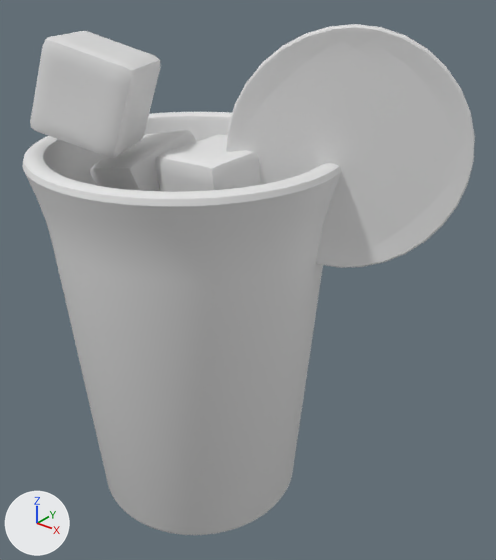
A saved change to the OBJ model public/assets/drink-baked/blog0074.obj.
Before and after are seen from a camera (50 mm lens) standing at (4.24, -4.44, 5.32) and looking at (0.56, 0.16, 2.47). Every picture has the same lights, and +X, +Y and +Z are marked at lower left. The picture after the commit comes second. Where no turn or scale is listed for an object, it has been applied to the vertices.

Script lines for the objects in view, before the commit:
```python
me_circle_001 = bpy.data.meshes.new('Circle.001')
me_circle_001.from_pydata(...)  # 834 vertices, 832 faces; spans x 0.5..2.3, y -0.15..0.97, z 2.77..4.78
me_cube = bpy.data.meshes.new('Cube')
me_cube.from_pydata(...)  # 386 vertices, 384 faces; spans x -0.643..0.631, y -0.637..0.614, z 1.793..2.877
me_cube_001 = bpy.data.meshes.new('Cube.001')
me_cube_001.from_pydata(...)  # 386 vertices, 384 faces; spans x -0.97..0.038, y -0.506..0.525, z 2.691..3.769
me_cube_002 = bpy.data.meshes.new('Cube.002')
me_cube_002.from_pydata(...)  # 386 vertices, 384 faces; spans x -0.046..0.885, y -0.507..0.416, z 2.916..3.814
me_cube_003 = bpy.data.meshes.new('Cube.003')
me_cube_003.from_pydata(...)  # 386 vertices, 384 faces; spans x -1.164..-0.002, y -1.061..0.051, z 3.685..4.662
me_cylinder = bpy.data.meshes.new('Cylinder')
me_cylinder.from_pydata(...)  # 960 vertices, 898 faces; spans x -1.44..1.44, y -1.44..1.44, z 0.0..3.71
me_plane = bpy.data.meshes.new('Plane')
me_plane.from_pydata(...)  # 252 vertices, 72 faces; spans x -1.31..1.31, y -1.3..1.3, z 3.0..3.14
ob_circle_001 = bpy.data.objects.new('Circle.001', me_circle_001)
ob_circle_001.location = (0.0, 0.0, 0.0)
ob_cube = bpy.data.objects.new('Cube', me_cube)
ob_cube.location = (0.0, 0.0, 0.0)
ob_cube_001 = bpy.data.objects.new('Cube.001', me_cube_001)
ob_cube_001.location = (0.0, 0.0, 0.0)
ob_cube_002 = bpy.data.objects.new('Cube.002', me_cube_002)
ob_cube_002.location = (0.0, 0.0, 0.0)
ob_cube_003 = bpy.data.objects.new('Cube.003', me_cube_003)
ob_cube_003.location = (0.0, 0.0, 0.0)
ob_cylinder = bpy.data.objects.new('Cylinder', me_cylinder)
ob_cylinder.location = (0.0, 0.0, 0.0)
ob_plane = bpy.data.objects.new('Plane', me_plane)
ob_plane.location = (0.0, 0.0, 0.0)
```
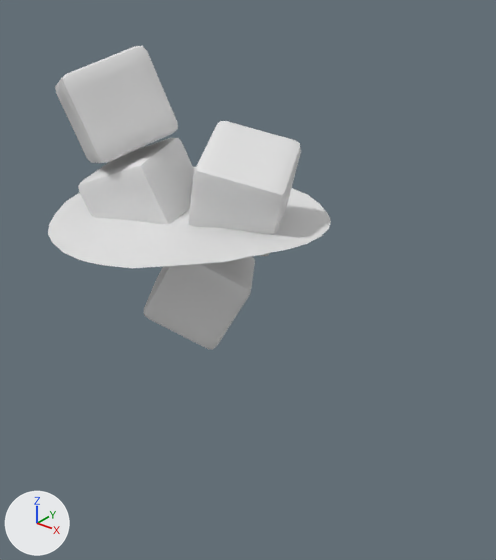
Boxes [x1, y1, x2, y2] around the edits, measured in the pictures (496 x 560 px; the box of a moved part takes in the faces that stretch with it):
'Cylinder', deleted
    before: [23, 112, 341, 535]
'Circle.001', deleted
    before: [226, 24, 475, 268]
'Cube.003', reshaped (6% narrower, 8% shorter)
    before: [30, 31, 161, 158]
    after: [55, 46, 178, 163]
'Cube.002', reshaped
    before: [155, 134, 261, 192]
    after: [188, 121, 301, 256]
'Cube.001', reshaped
    before: [90, 130, 196, 191]
    after: [78, 138, 194, 224]
part 1 of me_cube, moved or reshaped (not visible before)
    after: [144, 256, 255, 350]
part 5 of me_plane, moved or reshaped (not visible before)
    after: [48, 167, 331, 268]

What changed in the scene script:
```text
Change me_cube:
    used by ob_cube; location = (0.0, 0.0, 0.0)
    remove me_cube.from_pydata(...)  # 386 vertices, 384 faces; spans x -0.643..0.631, y -0.637..0.614, z 1.793..2.877
    add me_cube.from_pydata(...)  # 386 vertices, 384 faces; spans x -0.566..0.684, y -0.553..0.634, z 1.776..2.816
    me_cube part 1: the whole mesh is multiplied about its middle by the matrix ((-0.939, -0.31, 0.151), (0.022, 0.382, 0.924), (-0.344, 0.871, -0.352)), then moved by (0.065, 0.052, -0.039)
Change me_cube_001:
    used by ob_cube_001; location = (0.0, 0.0, 0.0)
    remove me_cube_001.from_pydata(...)  # 386 vertices, 384 faces; spans x -0.97..0.038, y -0.506..0.525, z 2.691..3.769
    add me_cube_001.from_pydata(...)  # 386 vertices, 384 faces; spans x -1.007..0.12, y -0.672..0.378, z 2.635..3.687
    me_cube_001 part 2: the whole mesh is multiplied about its middle by the matrix ((0.918, -0.357, -0.174), (0.381, 0.916, 0.129), (0.113, -0.185, 0.976)), then moved by (0.022, -0.156, -0.069)
Change me_cube_002:
    used by ob_cube_002; location = (0.0, 0.0, 0.0)
    remove me_cube_002.from_pydata(...)  # 386 vertices, 384 faces; spans x -0.046..0.885, y -0.507..0.416, z 2.916..3.814
    add me_cube_002.from_pydata(...)  # 386 vertices, 384 faces; spans x -0.094..1.083, y -0.392..0.754, z 2.799..3.905
    me_cube_002 part 3: the whole mesh is multiplied about its middle by the matrix ((0.215, -0.918, 0.334), (-0.195, -0.375, -0.906), (0.957, 0.13, -0.259)), then moved by (0.075, 0.227, -0.013)
Change me_cube_003:
    used by ob_cube_003; location = (0.0, 0.0, 0.0)
    remove me_cube_003.from_pydata(...)  # 386 vertices, 384 faces; spans x -1.164..-0.002, y -1.061..0.051, z 3.685..4.662
    add me_cube_003.from_pydata(...)  # 386 vertices, 384 faces; spans x -1.28..-0.08, y -0.79..0.331, z 3.445..4.542
    me_cube_003 part 4: the whole mesh is multiplied about its middle by the matrix ((0.654, -0.607, -0.451), (0.462, 0.793, -0.398), (0.599, 0.052, 0.799)), then moved by (-0.097, 0.275, -0.18)
Change me_plane:
    used by ob_plane; location = (0.0, 0.0, 0.0)
    remove me_plane.from_pydata(...)  # 252 vertices, 72 faces; spans x -1.31..1.31, y -1.3..1.3, z 3.0..3.14
    add me_plane.from_pydata(...)  # 222 vertices, 163 faces; spans x -1.31..1.31, y -1.31..1.31, z 3.0..3.14
    me_plane part 5: 14 vertices moved from x -1.28..1.28, y -1.3..1.3, z 3.04..3.13 to x -1.29..1.29, y -1.3..1.3, z 3.04..3.13; 188 vertices removed from x -1.3..1.3, y -1.3..1.3, z 3.0..3.14; 158 vertices added at x -1.3..1.3, y -1.31..1.31, z 3.0..3.14
Remove ob_circle_001:
    ob_circle_001 = bpy.data.objects.new('Circle.001', me_circle_001)
    ob_circle_001.location = (0.0, 0.0, 0.0)
Remove ob_cylinder:
    ob_cylinder = bpy.data.objects.new('Cylinder', me_cylinder)
    ob_cylinder.location = (0.0, 0.0, 0.0)
```
